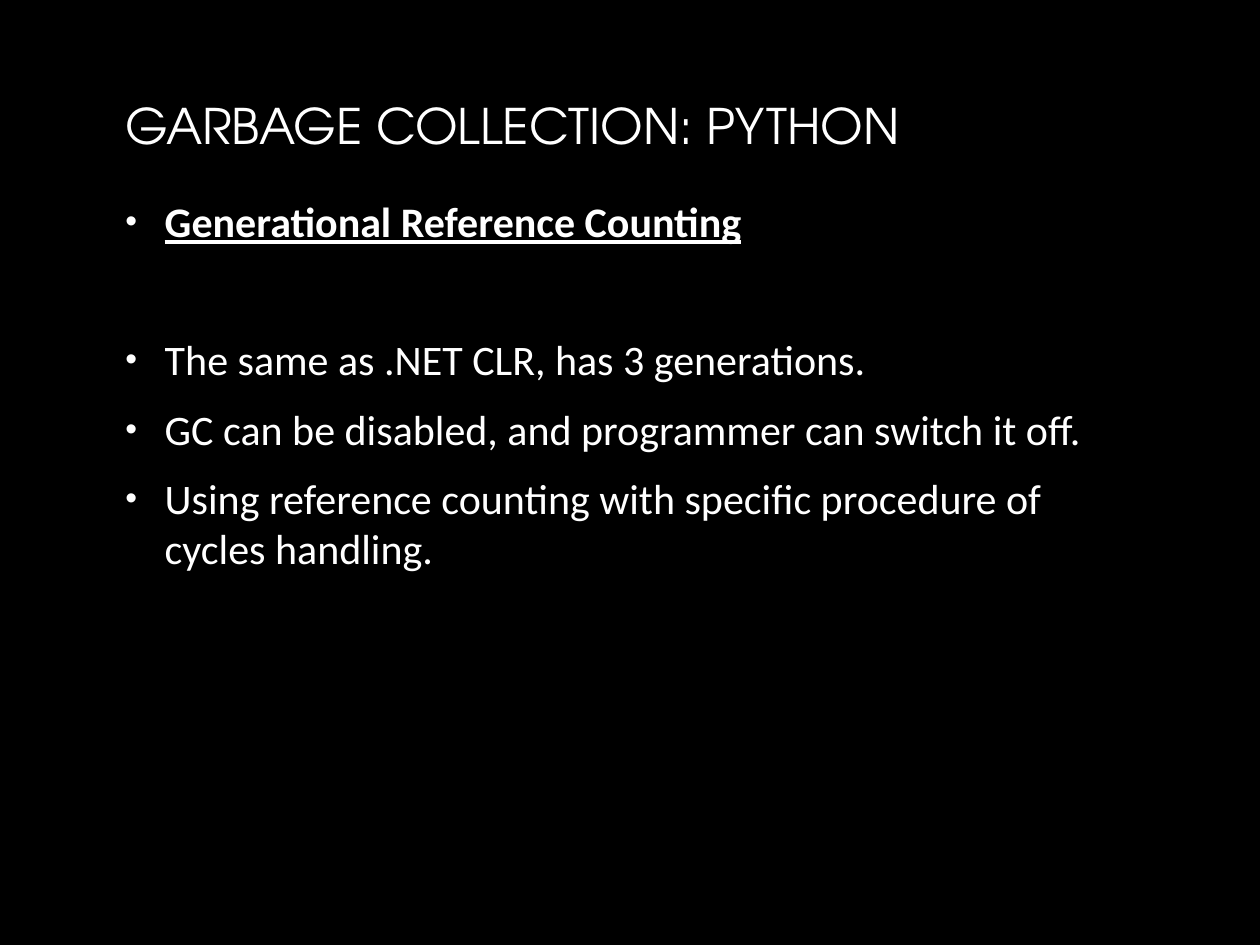
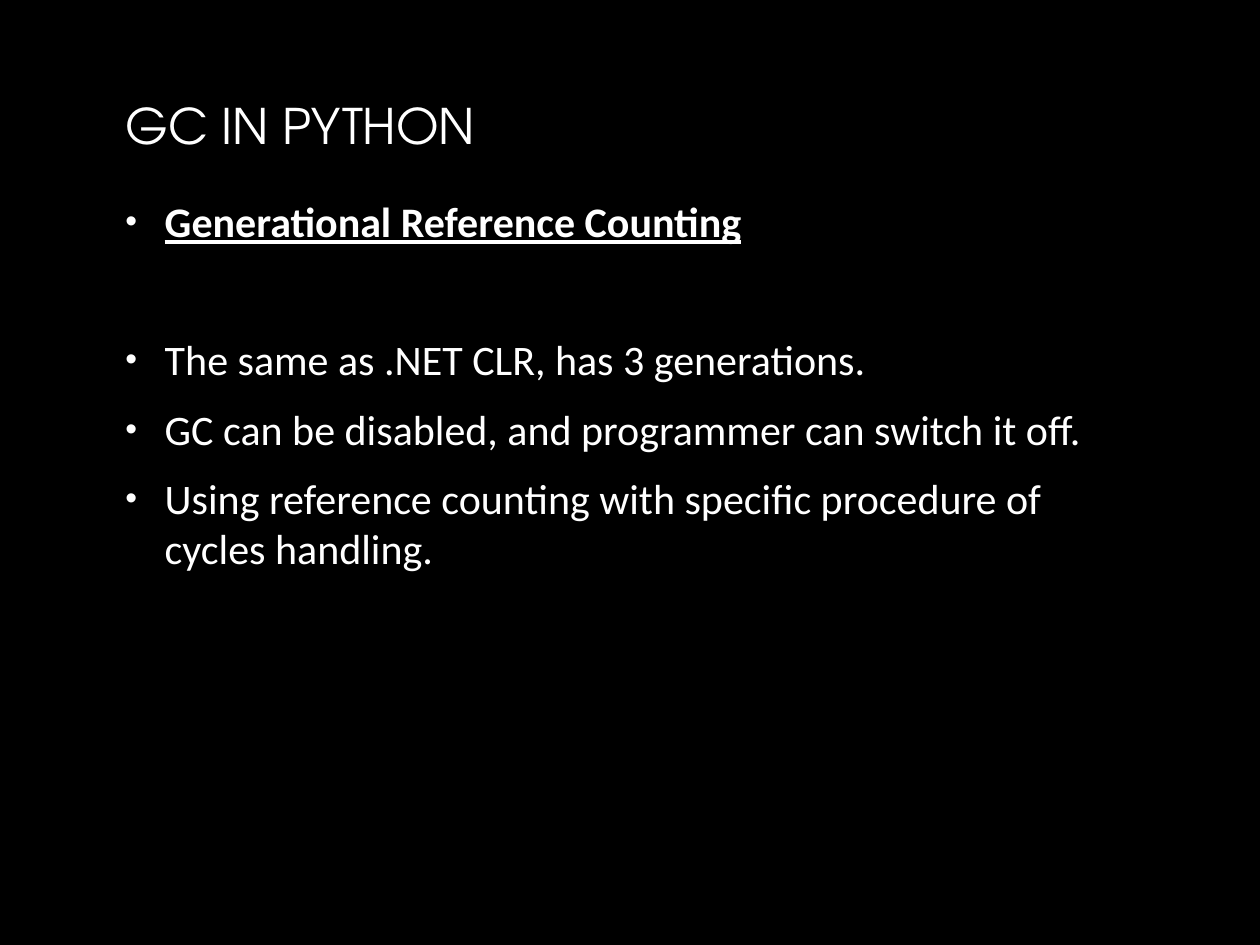
Before and after one commit to yuriyshapovalov/slides, a slide deck: slide 25 of ppt/Garbage collection in dotnet.pptx (slide 22 before the commit). Drawn at 1260x945 pixels with LibreOffice and Linux fonts; fonts in the diff are those of the drawing; background and template pictures are left out. Boxes give left, top, right and bottom in pixels: in the first picture for what was removed or moved away, otherwise in the second. Text is boxed around its words. In the diff, an @@ line names an element or a change of style, - is before the commit and + after.

Commit message:
updated garbage collection in .net slides

```diff
--- a/ppt/Garbage collection in dotnet.pptx
+++ b/ppt/Garbage collection in dotnet.pptx
@@ title at (125,107,475,145): text changed @@
-GARBAGE COLLECTION: PYTHON
+GC IN PYTHON
```
Also in this commit, not shown: 3 slides added.
